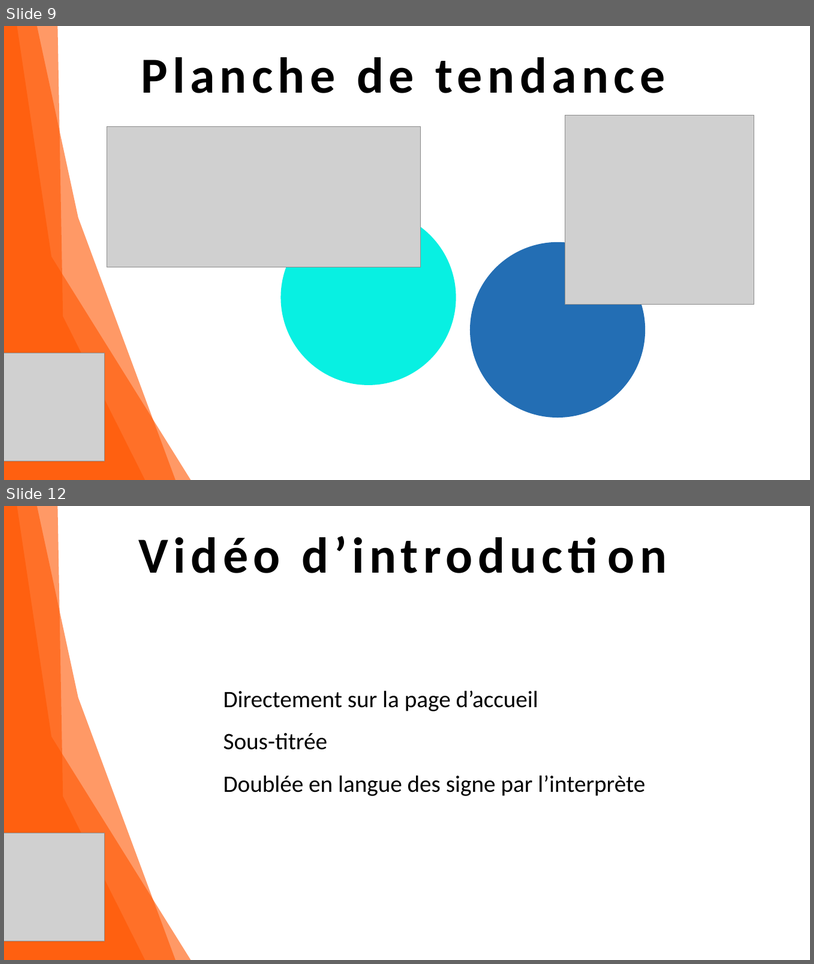
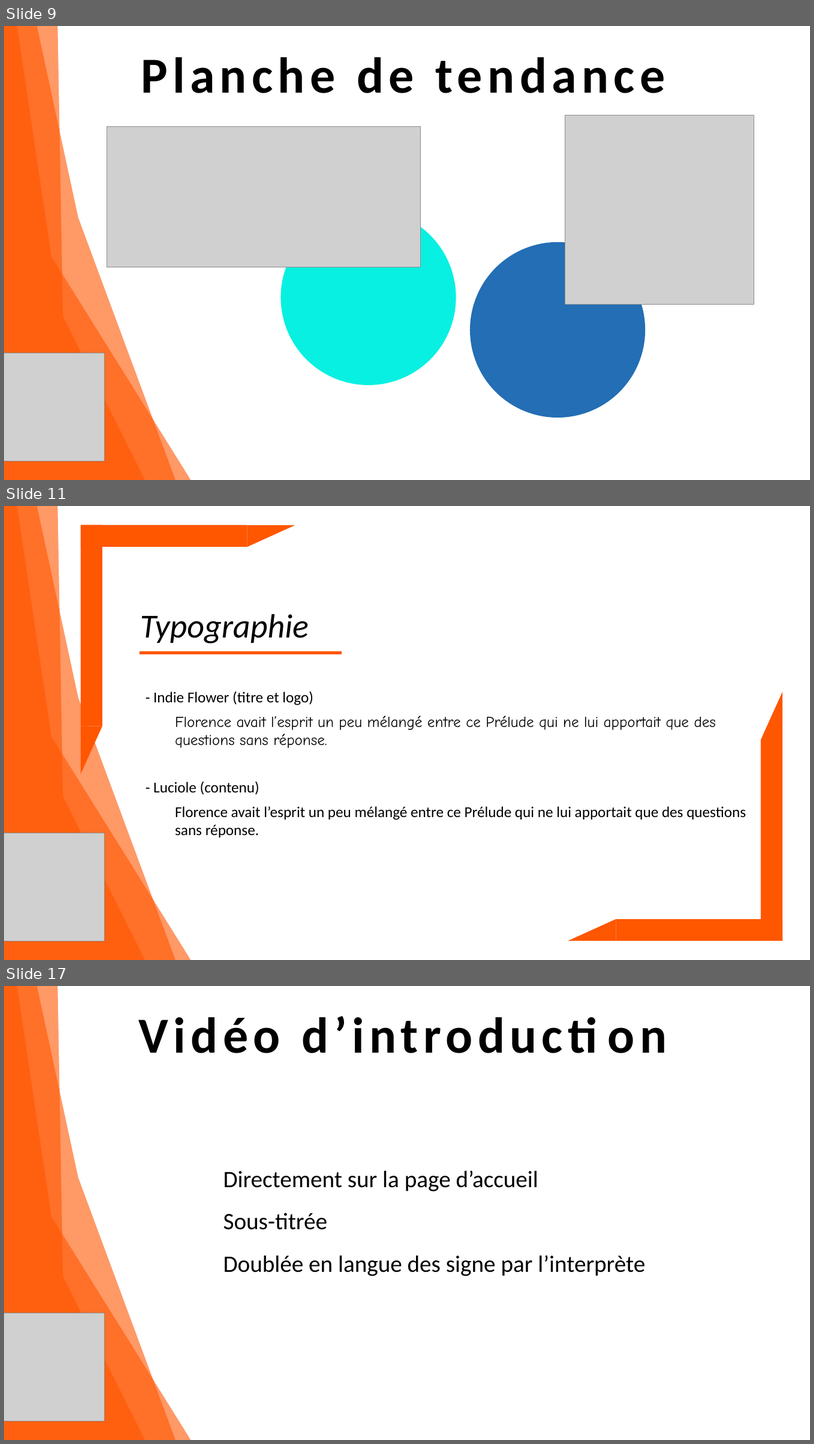
Before and after one commit to Fire-Owl/a11e-accessibilite, a slide deck: dossier-conception/dossier-conception-a11e-v2.pptx. Shown one above the other, each under a label of ours: slides 9 and 12 before the commit, slides 9, 11 and 17 after it; the slides between them are not shown. The pictures are 814x964 and 814x1444 pixels, drawn with LibreOffice and Linux fonts; fonts in the diff are those of the drawing; grey boxes stand for pictures. Boxes give left, top, right and bottom in pixels: in the first picture for what was removed or moved away, otherwise in the second. Text is boxed around its words. In the diff, an @@ line names an element or a change of style, - is before the commit and + after.

```diff
--- a/dossier-conception/dossier-conception-a11e-v2.pptx
+++ b/dossier-conception/dossier-conception-a11e-v2.pptx
@@ slide 11 added at (4, 506, 810, 960), background #FFFFFF @@
@@ freeform shape added at (4, 506, 176, 960), fill #FF5600 at 60% opacity @@
@@ freeform shape added at (4, 506, 196, 960), fill #FF5600 at 60% opacity @@
@@ freeform shape added at (4, 506, 149, 960), fill #FF5600 at 60% opacity @@
@@ text added at (140, 614, 309, 643), 40 pt, text #000000, italic @@
+Typographie
@@ rectangle added at (140, 651, 342, 654), fill #FF5600 @@
@@ text added at (153, 691, 314, 705), 18 pt, text #000000 @@
+- Indie Flower (titre et logo)
@@ group added at (569, 692, 783, 941): 2 rectangles, 2 right triangles @@
@@ text added at (175, 715, 716, 748), 18 pt, text #000000 @@
+Florence avait l’esprit un peu mélangé entre ce Prélude qui ne lui apportait que des questions sans réponse.
@@ group added at (81, 525, 295, 774): 2 rectangles, 2 right triangles @@
@@ text added at (153, 781, 260, 795), 18 pt, text #000000 @@
+- Luciole (contenu)
@@ text added at (175, 806, 746, 837), 18 pt, text #000000 @@
+Florence avait l’esprit un peu mélangé entre ce Prélude qui ne lui apportait que des questions sans réponse.
@@ picture added at (4, 832, 104, 940) @@
@@ what was slide 12 is now slide 17 @@
```
Also in this commit, not shown: 2 slides changed, 5 other slides added, 1 slide removed, 10 other files.
